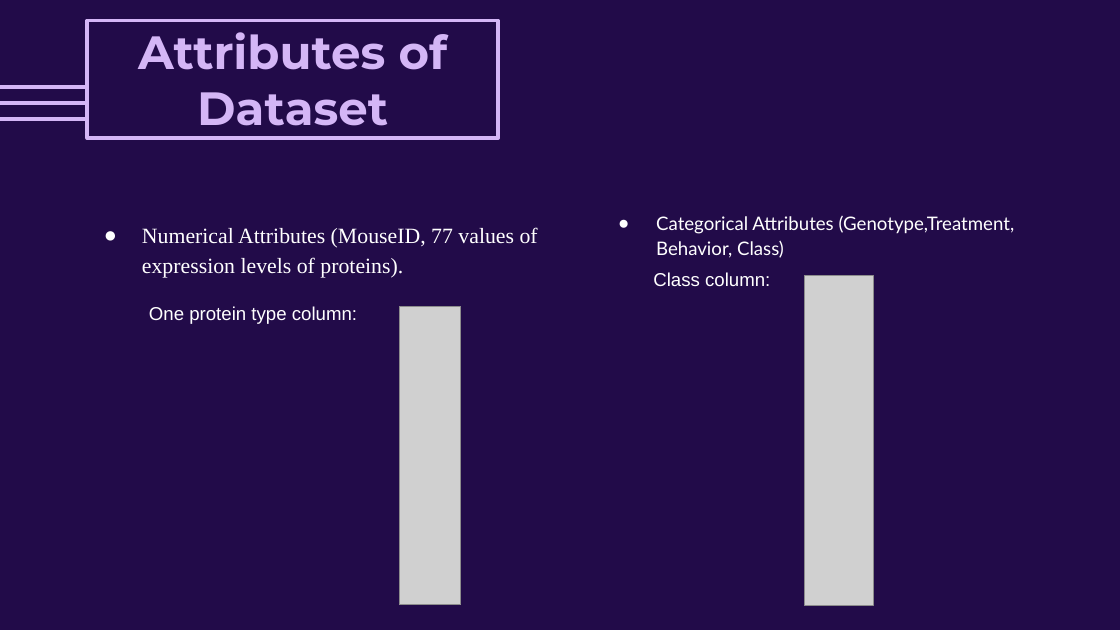
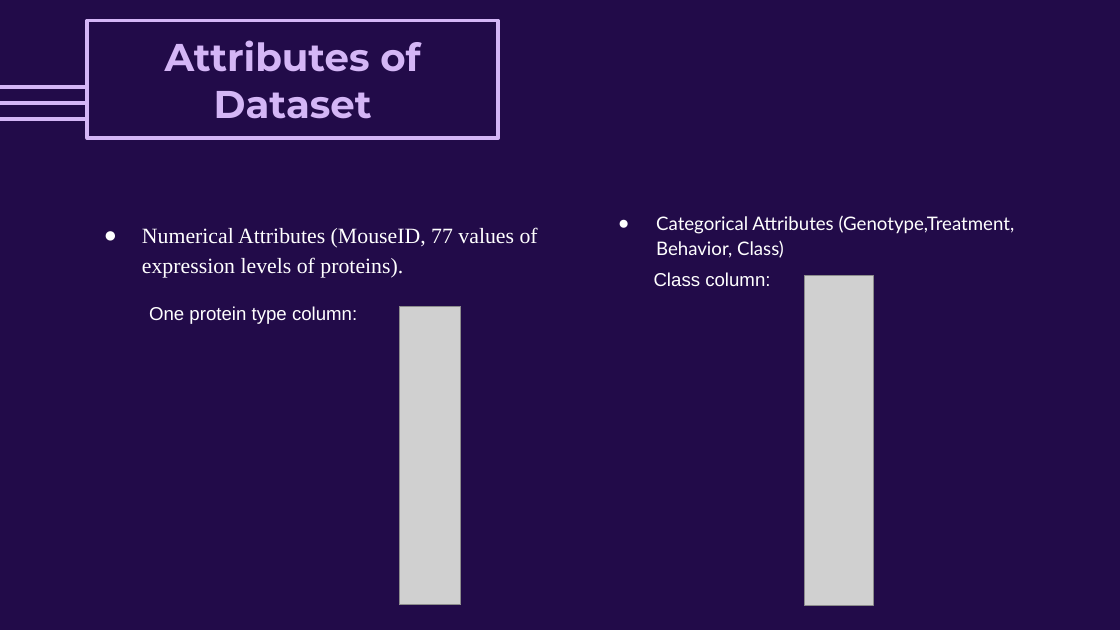
Before and after one commit to NurhandeAkyuz/Mice-Protein-Expression-Data-Analysis, a slide deck: slide 5 of Slides_data_mining_project2.pptx. Drawn at 1120x630 pixels with LibreOffice and Linux fonts; fonts in the diff are those of the drawing; grey boxes stand for pictures. Boxes give left, top, right and bottom in pixels: in the first picture for what was removed or moved away, otherwise in the second. Text is boxed around its words. In the diff, an @@ line names an element or a change of style, - is before the commit and + after.

```diff
--- a/Slides_data_mining_project2.pptx
+++ b/Slides_data_mining_project2.pptx
@@ title "Attributes of Dataset" at <box>87,20,498,138</box>: size 30 to 24.9 pt @@
```
Also in this commit, not shown: 23 other slides changed, 3 slides added.
